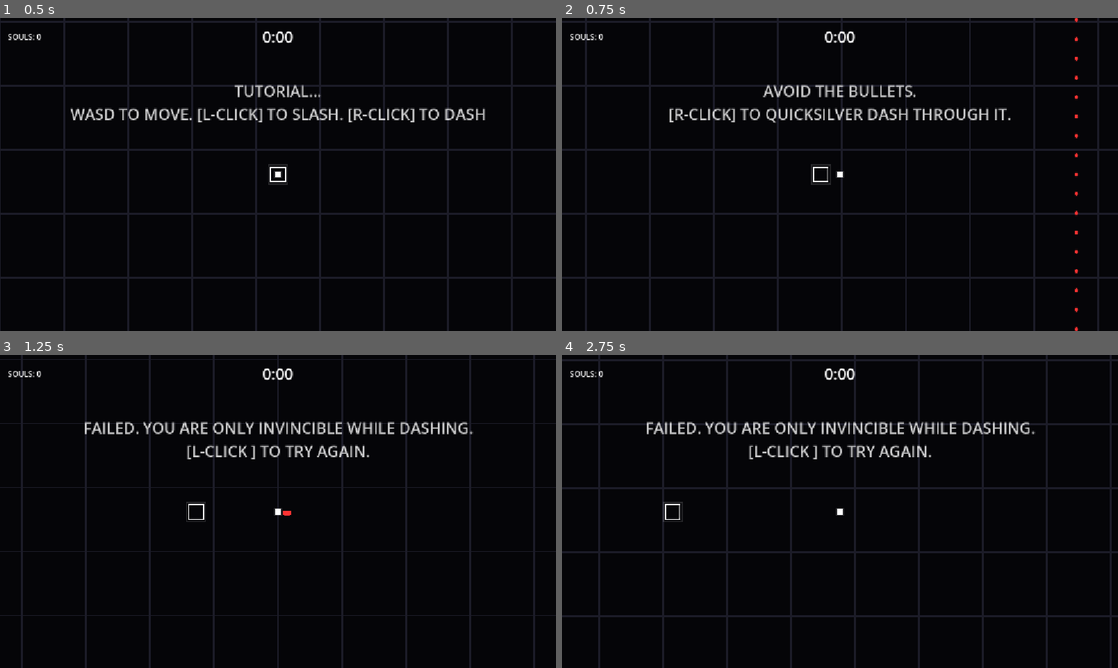
Above: before the commit, frames 1-4 (two rows, left to right).
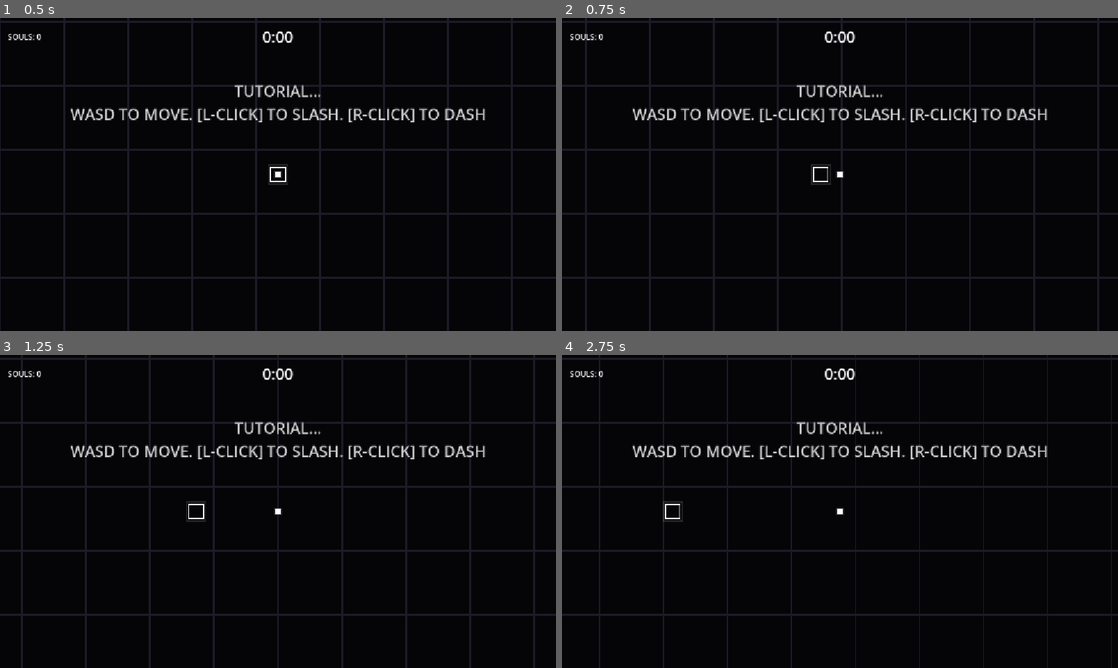
Above: after the commit, the same moments.

Repository: AnonymousXavier/ink-void
Game: Godot game, scene res://Scenes/tutorial.tscn
Two runs of this game, one before a commit and one after it. Both use one fixed random seed, a clock stepped at 60 frames per second and the inputs below. This scene is started directly instead of the project's main scene.
Inputs (mouse positions are in pixels of both pictures, inside the frame that each line leads up to):
- Up to frame 1 (0.5 s): no input
- Up to frame 2 (0.75 s): tap Enter at 0.5 s; move the mouse to (962, 158) at 0.52 s; hold Right (right, bound only before the commit) from 0.53 s (still down); hold Space (parry) from 0.53 s (still down); tap Shift (dash) at 0.6 s; click (962, 158) at 0.67 s
- Up to frame 3 (1.25 s): keep holding Right (right, bound only before the commit); keep holding Space (parry)
- Up to frame 4 (2.75 s): release Right (right, bound only before the commit) at 1.25 s; release Space (parry) at 1.25 s; drag from (728, 527) to (812, 574) at 1.27 s; move the mouse to (895, 442) at 2.02 s; hold Right (right, bound only before the commit) from 2.03 s (still down); hold Space (parry) from 2.03 s (still down); tap Shift (dash) at 2.1 s; click (895, 442) at 2.17 s

Frame 1 is identical in both runs. In frame 2, 2.6% of the frame differs, in the area x 12-93%, y 0-100%; in frame 3, 5.2%; in frame 4, 8.7%, in the area x 0-100%, y 0-100%.

Commit message:
Add controller aim/parry and refine dash cooldown
Add controller right-stick aiming and flick-parry support, update input mappings, and restructure dash/cooldown logic.

Changes:
- Systems/input_system.gd: add stick flick logic (stick_was_reset), unify movement input, read right stick for aiming, support flick-to-parry and mouse fallback; add early guards for missing player.
- Systems/dash_system.gd: reorder processing to handle active dash first, start cooldown only when dash ends, and only decrement cooldown when not dashing.
- Systems/interaction_system.gd: use parry_pressed for interaction instead of fire_pressed so controller flicks can open shops.
- Systems/AudioSystem.gd: remove noisy debug print and fix typo in sound-missing message.
- Scenes/main_menu_ui_manager.tscn: increase shop GridContainer columns from 3 to 5.
- project.godot: add run/max_fps=60 and extend input map with controller axes/buttons for movement, dash, parry, and new aim_* actions.
- ink&void.exe: updated binary build.

These edits enable gamepad aiming/parry behavior, tighten dash timing (prevent cooldown while dashing), and update project settings and UI layout accordingly.

Diff:
--- a/Scenes/main_menu_ui_manager.tscn
+++ b/Scenes/main_menu_ui_manager.tscn
@@ -53,4 +53,4 @@
 
 [node name="GridContainer" type="GridContainer" parent="Control/ShopOverlay/VBoxContainer/ScrollContainer" unique_id=305018191]
 layout_mode = 2
-columns = 3
+columns = 5
--- a/Systems/AudioSystem.gd
+++ b/Systems/AudioSystem.gd
@@ -32,7 +32,6 @@
 		bgm_player.play()
 
 func update(_delta: float) -> void:
-	print("Processing Sound")
 	# --- HITSTOP PITCH MODULATION ---
 	var current_time = SceneInstances.time_scale
 	var target_pitch = max(0.1, current_time)
@@ -57,7 +56,7 @@
 				play_sound("slash") # Layer the slash with the parry impact!
 
 func play_sound(sound_name: String) -> void:
-	if not Cache.audio_dict.has(sound_name): print("Sound doesnt existr"); return
+	if not Cache.audio_dict.has(sound_name): print("Sound doesnt exist"); return
 
 	var player = sfx_pool[current_pool_index]
 	player.stream = Cache.audio_dict[sound_name]
--- a/Systems/dash_system.gd
+++ b/Systems/dash_system.gd
@@ -13,27 +13,28 @@
 
 	if not dash or not input or not parry: return
 
-	# Process the Cooldown
-	if dash.cooldown_time_left > 0:
-		dash.cooldown_time_left -= delta
-
-	# Process an Active Speedster State
+	# 1. PROCESS ACTIVE DASH FIRST
 	if dash.is_dashing:
 		dash.dash_time_left -= delta # Uses real-time delta!
 
 		if dash.dash_time_left <= 0:
 			SceneInstances.time_scale = 1.0
 			dash.is_dashing = false
+			# START COOLDOWN ONLY WHEN DASH ENDS
+			dash.cooldown_time_left = dash.cooldown
 		return
 
-	# Start Speedster Mode
+	# 2. PROCESS COOLDOWN (Only runs if NOT dashing)
+	if dash.cooldown_time_left > 0:
+		dash.cooldown_time_left -= delta
+
+	# 3. START DASH
 	if input.dash_pressed and dash.cooldown_time_left <= 0 and parry.current_state != ParryData.State.PARRYING:
 		dash.is_dashing = true
 		SceneInstances.audio_system.play_sound("dash")
 		dash.dash_time_left = dash.dash_duration
-		dash.cooldown_time_left = dash.cooldown
 
-		# Record where we started so the friction wake can calculate the distance traveled
+		# Record where we started
 		var p_trans = entity_manager.transform_components.get(player_id)
 		if p_trans:
 			dash.start_position = p_trans.position
--- a/Systems/input_system.gd
+++ b/Systems/input_system.gd
@@ -1,29 +1,44 @@
 extends Node
 class_name InputSystem
+
+var stick_was_reset: bool = true
 
 func update() -> void:
 	var entity_manager = SceneInstances.entity_manager
 	var player_id = entity_manager.player_id
+	if player_id == -1: return
 
-	if player_id == -1 or not entity_manager.active_entities.has(player_id):
-		return
+	var input = entity_manager.player_input_data
+	var p_transform = entity_manager.transform_components.get(player_id)
+	if not input or not p_transform: return
 
-	var input_data: PlayerInputData = entity_manager.player_input_data
+	# 1. MOVEMENT & DASH (Works automatically for both)
+	input.direction = Input.get_vector("move_left", "move_right", "move_up", "move_down")
+	input.dash_pressed = Input.is_action_just_pressed("dash")
 
-	if input_data:
-		# Keyboard
-		input_data.direction = Input.get_vector("left", "right", "up", "down")
-		input_data.parry_pressed = Input.is_action_just_pressed("parry")
-		input_data.dash_pressed = Input.is_action_just_pressed("dash")
+	# 2. READ THE RIGHT STICK
+	var aim_vector = Input.get_vector("aim_left", "aim_right", "aim_up", "aim_down")
 
-		var viewport: Viewport = SceneInstances.viewport
-		var screen_mouse_pos = viewport.get_mouse_position()
-		var screen_center = viewport.get_visible_rect().size / 2.0
-		var camera_pos = SceneInstances.camera.position
-		var zoom = SceneInstances.camera.zoom
-		var player_transform: TransformData = entity_manager.transform_components[player_id]
+	# 3. THE SPLIT LOGIC
+	if aim_vector.length() > 0.1:
+		# --- CONTROLLER FLICK PARRY MODE ---
+		input.aim_direction = aim_vector.normalized()
 
-		# Translate screen pixel back into the ECS coordinate system
-		input_data.aim_position = ((screen_mouse_pos - screen_center) / zoom) + camera_pos
-		input_data.fire_pressed = Input.is_mouse_button_pressed(MOUSE_BUTTON_LEFT)
-		input_data.aim_direction = input_data.aim_position - player_transform.position
+		# If the stick is pushed past 50% (The Flick)
+		if aim_vector.length() > 0.5:
+			if stick_was_reset:
+				input.parry_pressed = true
+				stick_was_reset = false
+			else:
+				input.parry_pressed = false
+		else:
+			# The stick is in the inner deadzone, ready for the next flick
+			stick_was_reset = true
+			input.parry_pressed = false
+
+	else:
+		# --- KEYBOARD & MOUSE MODE ---
+		var mouse_pos = SceneInstances.viewport.get_mouse_position()
+		input.aim_direction = (mouse_pos - p_transform.position).normalized()
+		input.parry_pressed = Input.is_action_just_pressed("parry")
+		stick_was_reset = true # Keep the stick reset in case they grab the controller again
--- a/Systems/interaction_system.gd
+++ b/Systems/interaction_system.gd
@@ -34,7 +34,7 @@
 				i_render.modulate = i_data.base_color
 
 		# If in range and player clicks/presses action button
-		if i_data.is_player_in_range and input.fire_pressed:
+		if i_data.is_player_in_range and input.parry_pressed:
 			# Freeze the player so they don't slide around while the shop is open
 			var p_vel = em.velocity_components.get(player_id)
 			if p_vel: p_vel.direction = Vector2.ZERO
@@ -46,4 +46,4 @@
 			})
 
 			# Consume the input so we don't spam the event
-			input.fire_pressed = false
+			input.parry_pressed = false
--- a/project.godot
+++ b/project.godot
@@ -13,6 +13,7 @@
 config/name="ink&void"
 run/main_scene="uid://csr6hfc2dyivk"
 config/features=PackedStringArray("4.6", "GL Compatibility")
+run/max_fps=60
 config/icon="res://icon.svg"
 
 [autoload]
@@ -33,40 +34,66 @@
 
 [input]
 
-left={
+move_left={
 "deadzone": 0.2,
 "events": [Object(InputEventKey,"resource_local_to_scene":false,"resource_name":"","device":-1,"window_id":0,"alt_press …(195 unchanged characters)…
 , Object(InputEventKey,"resource_local_to_scene":false,"resource_name":"","device":-1,"window_id":0,"alt_pressed":false …(182 unchanged characters)…
+, Object(InputEventJoypadMotion,"resource_local_to_scene":false,"resource_name":"","device":-1,"axis":0,"axis_value":-1.0,"script":null)
 ]
 }
-right={
+move_right={
 "deadzone": 0.2,
 "events": [Object(InputEventKey,"resource_local_to_scene":false,"resource_name":"","device":-1,"window_id":0,"alt_press …(195 unchanged characters)…
 , Object(InputEventKey,"resource_local_to_scene":false,"resource_name":"","device":-1,"window_id":0,"alt_pressed":false …(183 unchanged characters)…
+, Object(InputEventJoypadMotion,"resource_local_to_scene":false,"resource_name":"","device":-1,"axis":0,"axis_value":1.0,"script":null)
 ]
 }
-up={
+move_up={
 "deadzone": 0.2,
 "events": [Object(InputEventKey,"resource_local_to_scene":false,"resource_name":"","device":-1,"window_id":0,"alt_press …(195 unchanged characters)…
 , Object(InputEventKey,"resource_local_to_scene":false,"resource_name":"","device":-1,"window_id":0,"alt_pressed":false …(183 unchanged characters)…
+, Object(InputEventJoypadMotion,"resource_local_to_scene":false,"resource_name":"","device":-1,"axis":1,"axis_value":-1.0,"script":null)
 ]
 }
-down={
+move_down={
 "deadzone": 0.2,
 "events": [Object(InputEventKey,"resource_local_to_scene":false,"resource_name":"","device":-1,"window_id":0,"alt_press …(195 unchanged characters)…
 , Object(InputEventKey,"resource_local_to_scene":false,"resource_name":"","device":-1,"window_id":0,"alt_pressed":false …(183 unchanged characters)…
+, Object(InputEventJoypadMotion,"resource_local_to_scene":false,"resource_name":"","device":-1,"axis":1,"axis_value":1.0,"script":null)
 ]
 }
 parry={
 "deadzone": 0.2,
 "events": [Object(InputEventKey,"resource_local_to_scene":false,"resource_name":"","device":-1,"window_id":0,"alt_press …(191 unchanged characters)…
 , Object(InputEventMouseButton,"resource_local_to_scene":false,"resource_name":"","device":-1,"window_id":0,"alt_presse …(244 unchanged characters)…
+, Object(InputEventJoypadButton,"resource_local_to_scene":false,"resource_name":"","device":-1,"button_index":0,"pressure":0.0,"pressed":true,"script":null)
 ]
 }
 dash={
 "deadzone": 0.2,
 "events": [Object(InputEventKey,"resource_local_to_scene":false,"resource_name":"","device":-1,"window_id":0,"alt_press …(195 unchanged characters)…
 , Object(InputEventMouseButton,"resource_local_to_scene":false,"resource_name":"","device":-1,"window_id":0,"alt_presse …(244 unchanged characters)…
+, Object(InputEventJoypadButton,"resource_local_to_scene":false,"resource_name":"","device":-1,"button_index":1,"pressure":0.0,"pressed":true,"script":null)
+]
+}
+aim_left={
+"deadzone": 0.2,
+"events": [Object(InputEventJoypadMotion,"resource_local_to_scene":false,"resource_name":"","device":-1,"axis":2,"axis_value":-1.0,"script":null)
+]
+}
+aim_right={
+"deadzone": 0.2,
+"events": [Object(InputEventJoypadMotion,"resource_local_to_scene":false,"resource_name":"","device":-1,"axis":2,"axis_value":1.0,"script":null)
+]
+}
+aim_up={
+"deadzone": 0.2,
+"events": [Object(InputEventJoypadMotion,"resource_local_to_scene":false,"resource_name":"","device":-1,"axis":3,"axis_value":-1.0,"script":null)
+]
+}
+aim_down={
+"deadzone": 0.2,
+"events": [Object(InputEventJoypadMotion,"resource_local_to_scene":false,"resource_name":"","device":-1,"axis":3,"axis_value":1.0,"script":null)
 ]
 }
 
Not shown, changed: ink&void.exe
